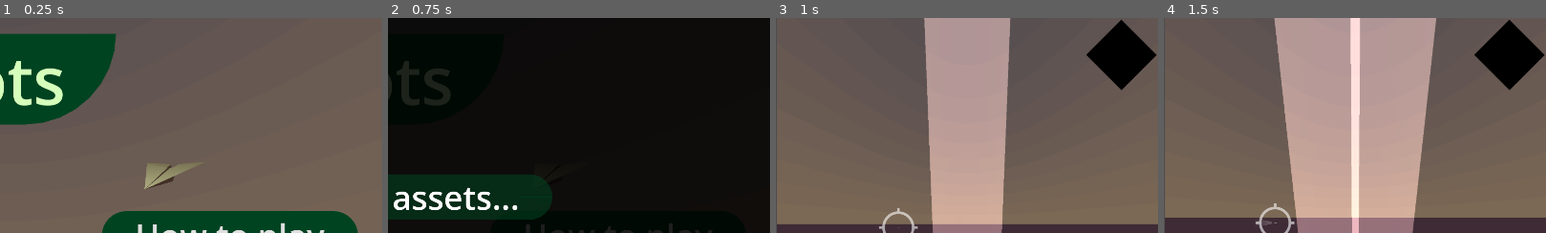
Above: before the commit, frames 1-4 (left to right).
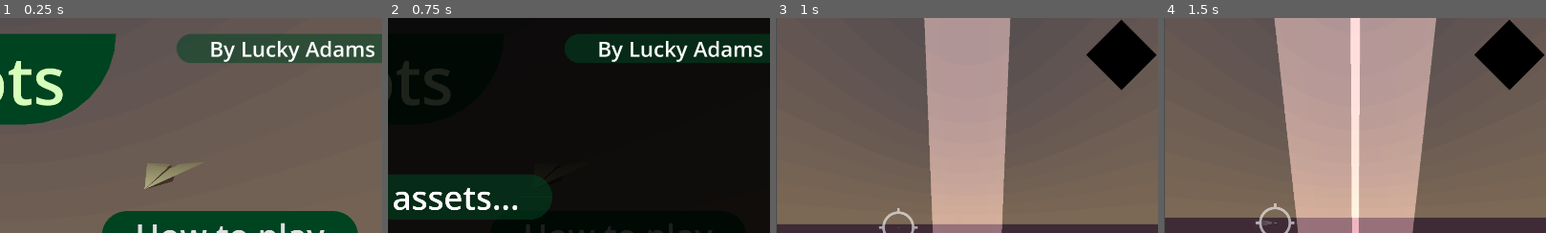
Above: after the commit, the same moments.

Repository: proximadams/Paper-Pilots
Game: Godot game, scene res://scenes/main_menu.tscn
The game is run twice, just before and just after one commit, with the same random seed, the same clock (stepped at 60 frames per second) and the same inputs. A sky picture missing from this copy of the repository is replaced by a grey-blue gradient. Sound files missing from this copy of the repository are replaced by a short silence.
Inputs:
- Up to frame 1 (0.25 s): no input
- Up to frame 2 (0.75 s): click "Start" at 0.5 s
- Up to frame 3 (1 s): no input
- Up to frame 4 (1.5 s): tap Enter at 1.25 s
The pictures show only the part of the screen within x 50-100%, y 0-50%; the shares and areas given below are measured in that part.

The runs differ from the first frame. In frame 1, 7.0% of the frame differs, in the area x 46-100%, y 7-21%; in frame 2, 7.1%; in frame 3, nothing differs; in frame 4, nothing differs.

Commit message:
credit myself

Diff:
--- a/scenes/main_menu.tscn
+++ b/scenes/main_menu.tscn
@@ -256,6 +256,19 @@
 [node name="LoadingScreen" parent="SubViewportContainer/SubViewport" instance=ExtResource("9_lgwnu")]
 visible = false
 z_index = 0
+
+[node name="Label" type="Label" parent="SubViewportContainer/SubViewport"]
+anchors_preset = 1
+anchor_left = 1.0
+anchor_right = 1.0
+offset_left = -620.0
+offset_top = 48.0
+offset_right = 80.0
+offset_bottom = 136.0
+grow_horizontal = 0
+theme = ExtResource("5_jk1qb")
+theme_override_font_sizes/font_size = 64
+text = "By Lucky Adams"
 
 [node name="InitialSong" type="AudioStreamPlayer" parent="."]
 stream = ExtResource("11_lgwnu")
